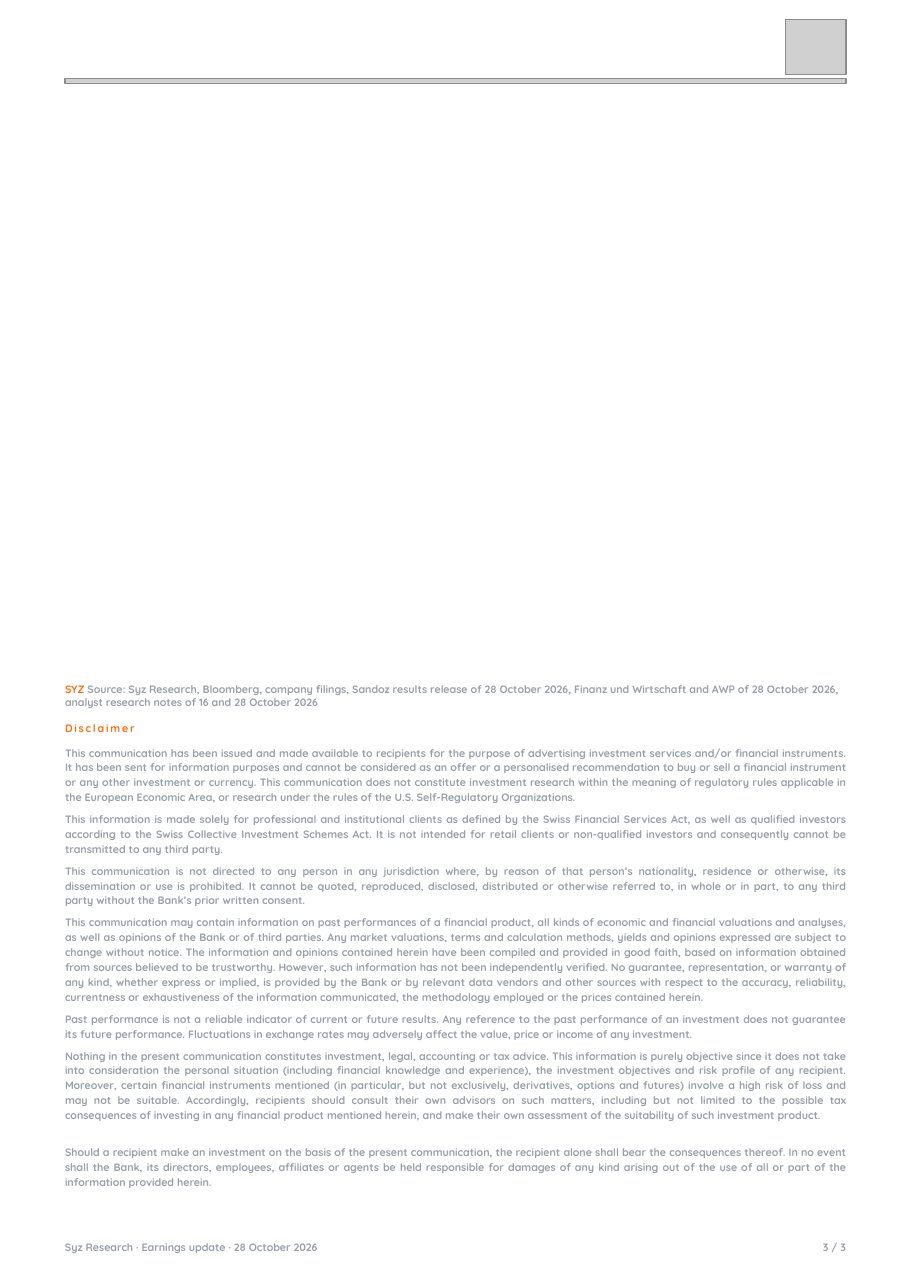
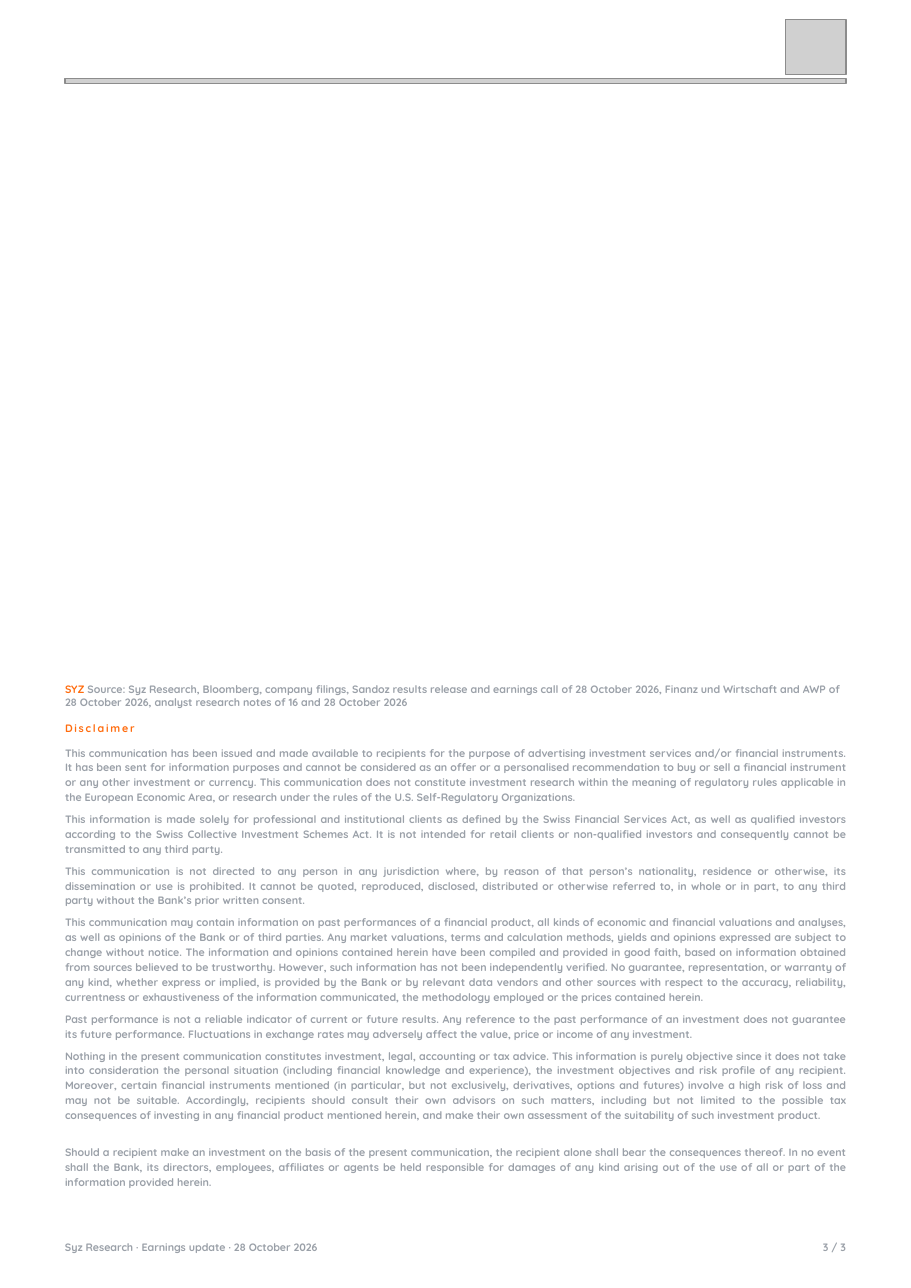
Before and after one commit to jb-db05/syz-earnings, a slide deck: slide 3 of reports/SDZ_Q3_2026/Earnings_Update_SDZ_Q32026.pptx. Drawn at 911x1288 pixels with LibreOffice and Linux fonts; fonts in the diff are those of the drawing; grey boxes stand for pictures. Boxes give left, top, right and bottom in pixels: in the first picture for what was removed or moved away, otherwise in the second. Text is boxed around its words. In the diff, an @@ line names an element or a change of style, - is before the commit and + after.

```diff
--- a/reports/SDZ_Q3_2026/Earnings_Update_SDZ_Q32026.pptx
+++ b/reports/SDZ_Q3_2026/Earnings_Update_SDZ_Q32026.pptx
@@ text at box(65, 685, 840, 708): text changed @@
-SYZ Source: Syz Research, Bloomberg, company filings, Sandoz results release of 28 October 2026, Finanz und Wirtschaft and AWP of 28 October 2026, analyst research notes of 16 and 28 October 2026
+SYZ Source: Syz Research, Bloomberg, company filings, Sandoz results release and earnings call of 28 October 2026, Finanz und Wirtschaft and AWP of 28 October 2026, analyst research notes of 16 and 28 October 2026
```
Also in this commit, not shown: 1 other slide changed, 3 other files.
